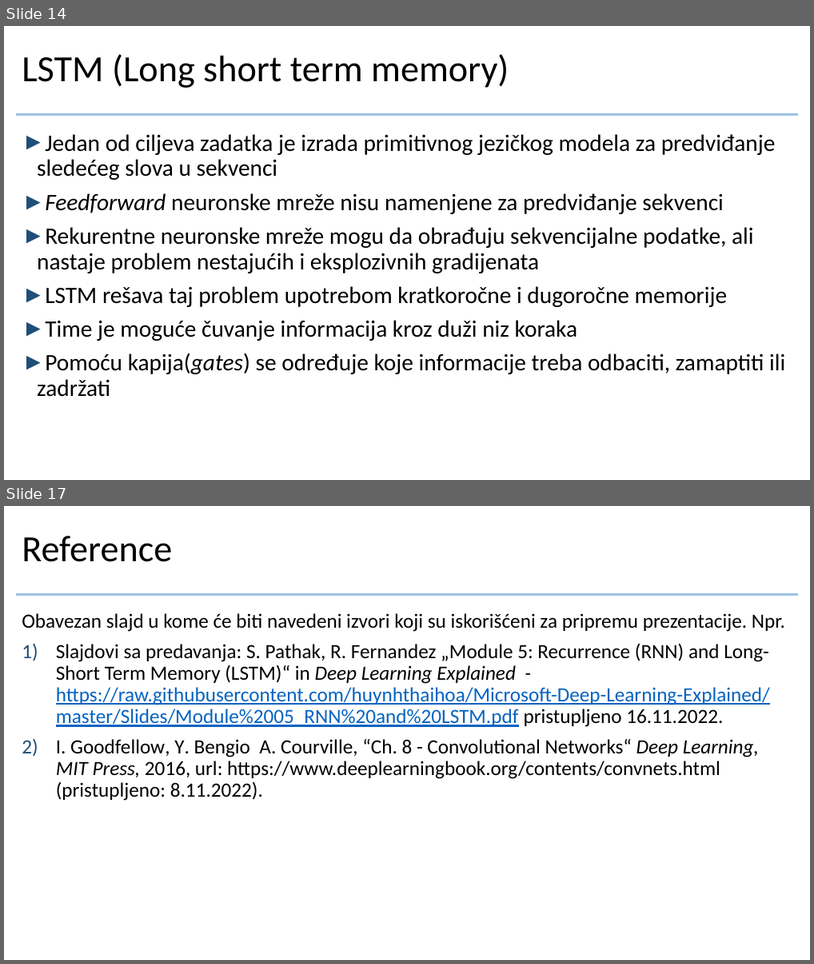
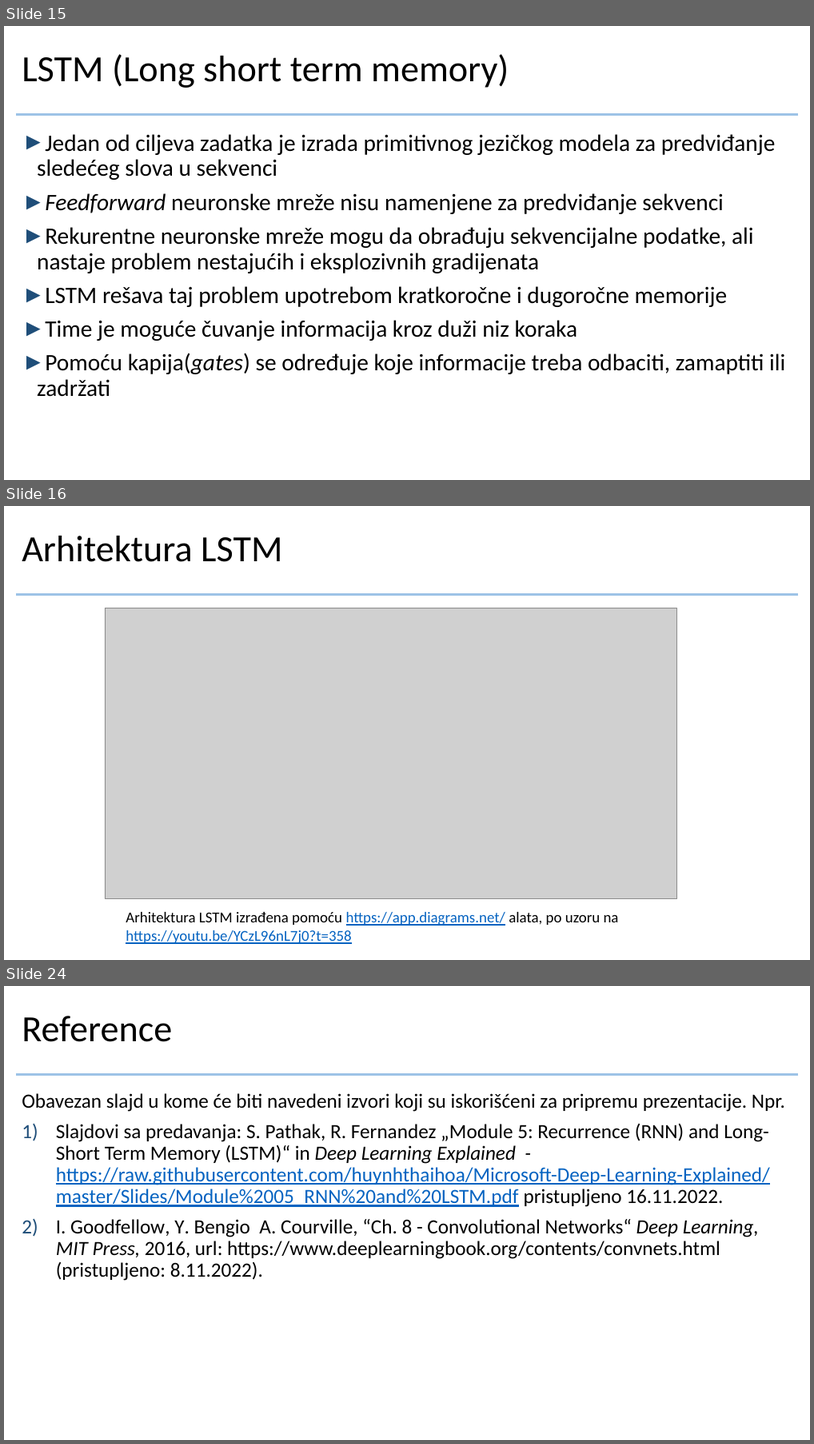
Before and after one commit to crnicavic/dumbgrad, a slide deck: doc/prezentacija.pptx. Shown one above the other, each under a label of ours: slides 14 and 17 before the commit, slides 15, 16 and 24 after it; the slides between them are not shown. The pictures are 814x964 and 814x1444 pixels, drawn with LibreOffice and Linux fonts; fonts in the diff are those of the drawing; grey boxes stand for pictures; background and template pictures are left out. Boxes give left, top, right and bottom in pixels: in the first picture for what was removed or moved away, otherwise in the second. Text is boxed around its words. In the diff, an @@ line names an element or a change of style, - is before the commit and + after.

```diff
--- a/doc/prezentacija.pptx
+++ b/doc/prezentacija.pptx
@@ slide 16 added at bbox=[4, 506, 810, 960], background #FFFFFF; not listed: 1 template element that a slide beside it also shows @@
@@ title added at bbox=[22, 536, 282, 562], 44 pt, text #000000 @@
+Arhitektura LSTM
@@ picture added at bbox=[105, 608, 678, 899] @@
@@ text added at bbox=[126, 912, 619, 944], 18 pt, text #0563C1, underline @@
+Arhitektura LSTM izrađena pomoću https://app.diagrams.net/ alata, po uzoru na https://youtu.be/YCzL96nL7j0?t=358
@@ what was slide 14 is now slide 15 @@
@@ what was slide 17 is now slide 24 @@
```
Also in this commit, not shown: 3 slides changed, 8 other slides added, 2 slides removed.
